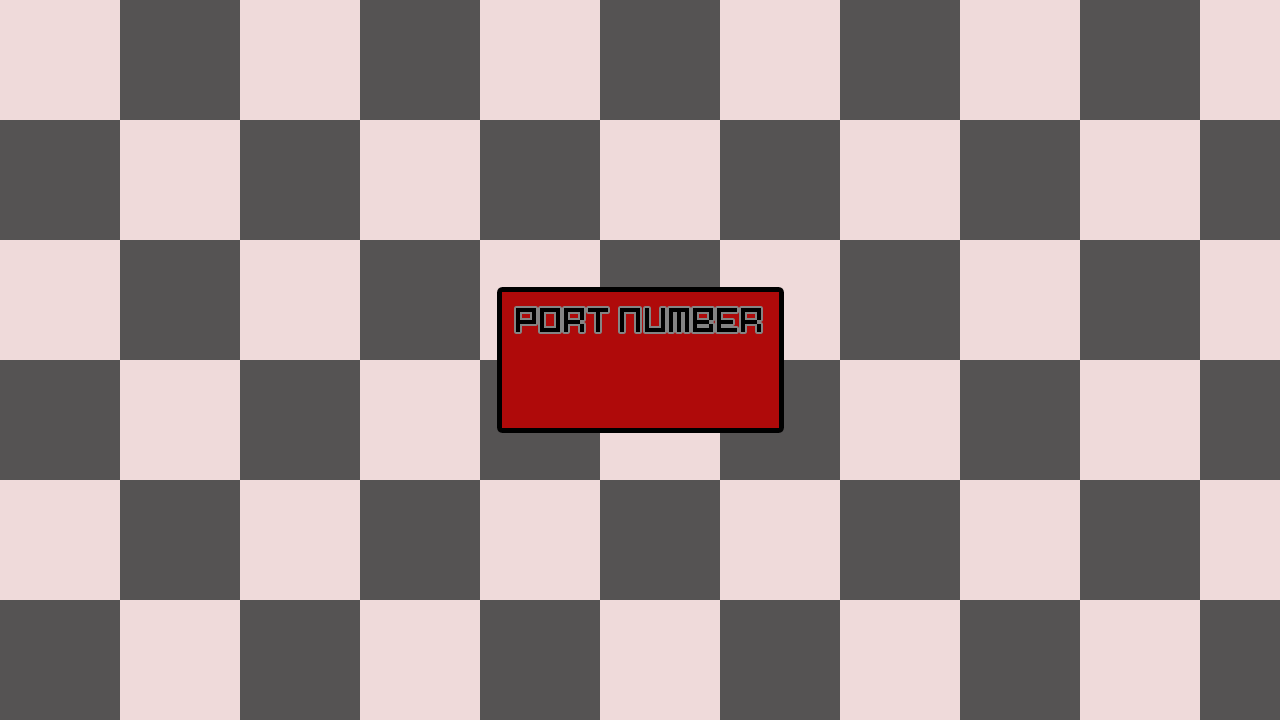
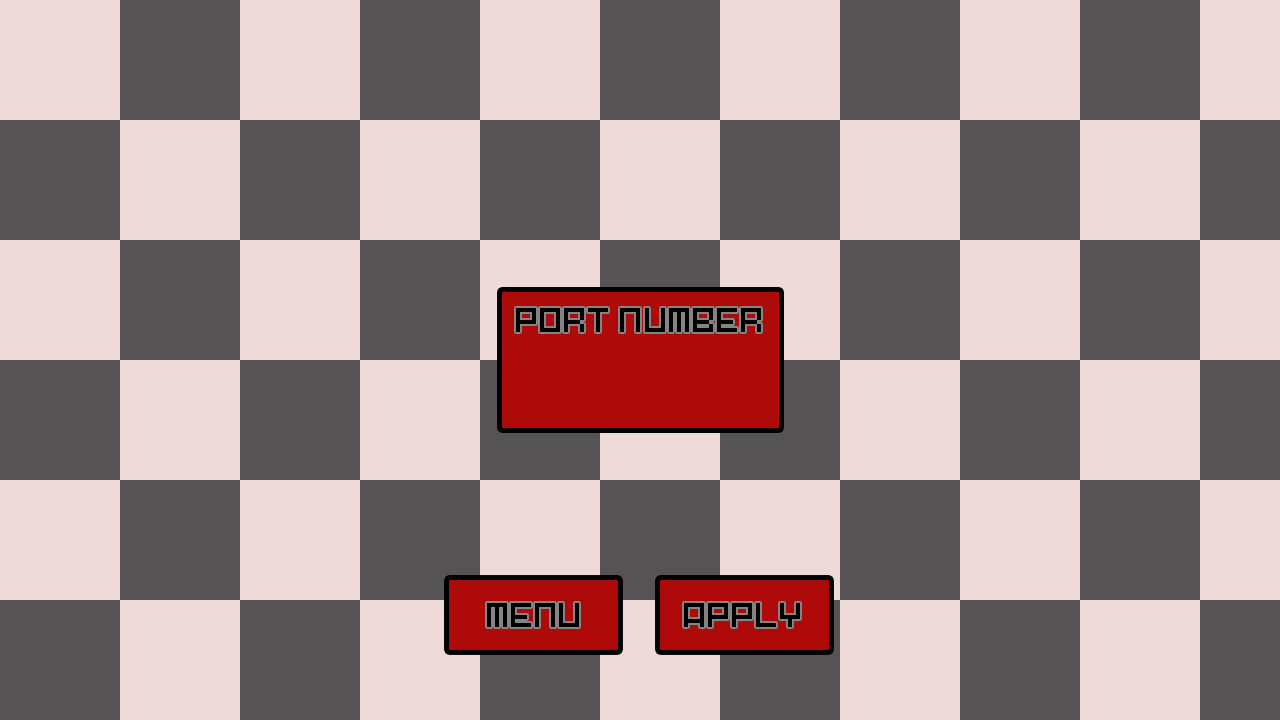
The second 1280px x 720px image is a revision of the first. Changes to its layers:
added layer "MENU" above "APPLY" over [487, 603, 579, 627]
added layer "APPLY" above "PORT NUMBER" over [684, 603, 800, 627]
added layer "Layer 1 copy 2" above "Layer 1" over [449, 580, 618, 650]
painted on "Layer 1" over [502, 575, 829, 650]
